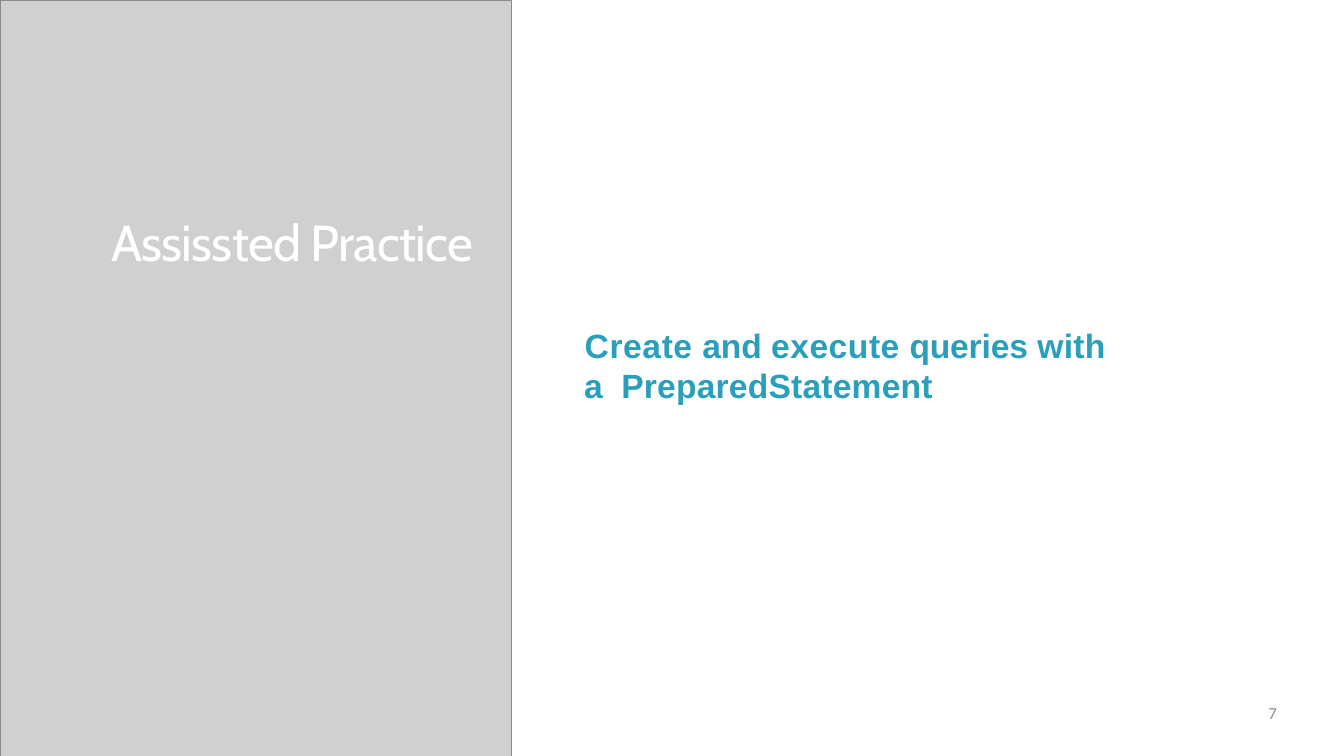
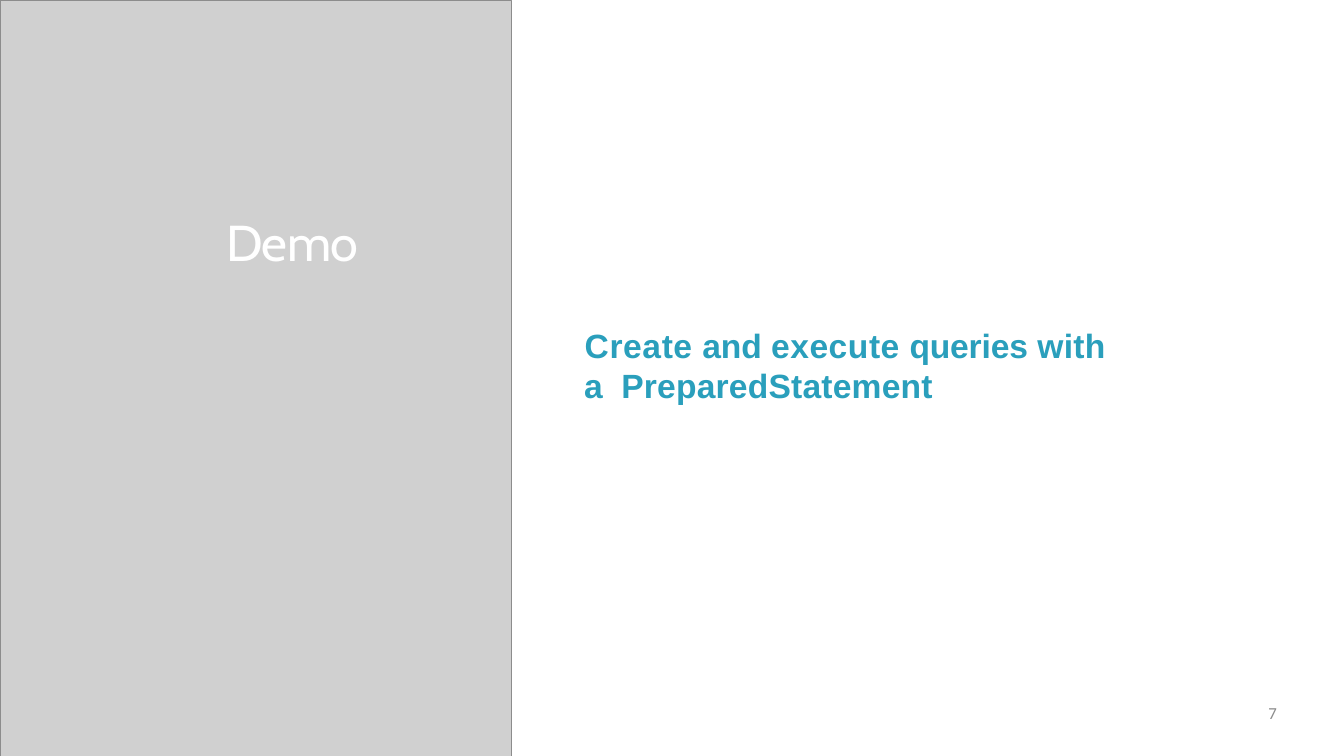
Before and after one commit to StevenJoseph19/Java, a slide deck: slide 7 of Day 6/Slides/5. Using PreparedStatements/using-prepared-statements-slides.pptx. Drawn at 1344x756 pixels with LibreOffice and Linux fonts; fonts in the diff are those of the drawing; grey boxes stand for pictures. Boxes give left, top, right and bottom in pixels: in the first picture for what was removed or moved away, otherwise in the second. Text is boxed around its words. In the diff, an @@ line names an element or a change of style, - is before the commit and + after.

```diff
--- a/Day 6/Slides/5. Using PreparedStatements/using-prepared-statements-slides.pptx
+++ b/Day 6/Slides/5. Using PreparedStatements/using-prepared-statements-slides.pptx
@@ text at box(226, 226, 358, 261): text changed @@
-Assissted Practice
+Demo
```
Also in this commit, not shown: 2 other slides changed, 8 other files.
